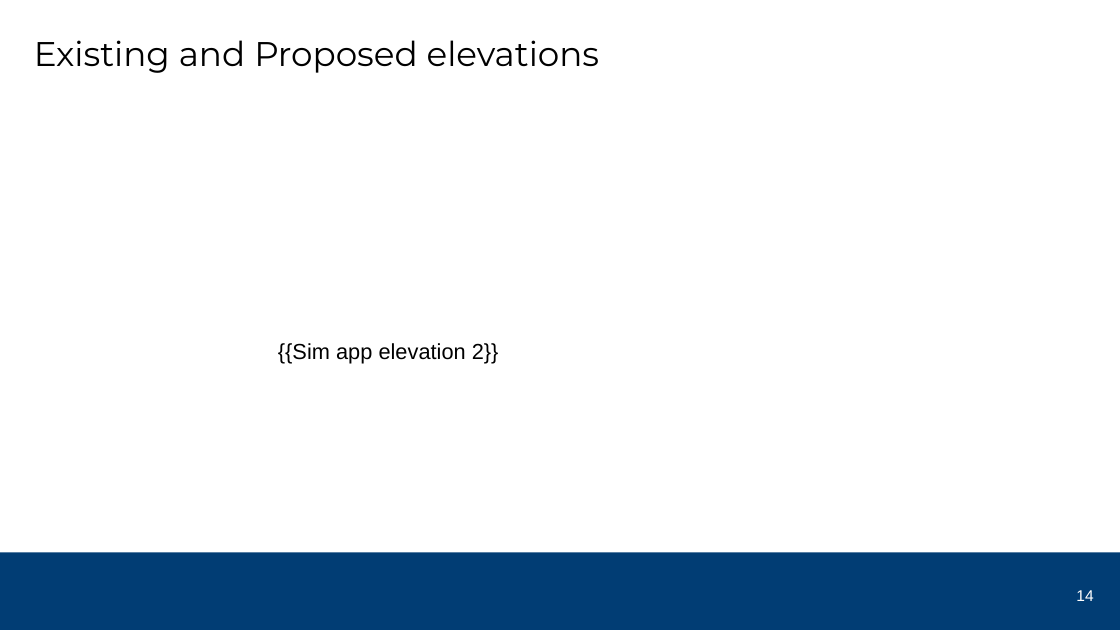
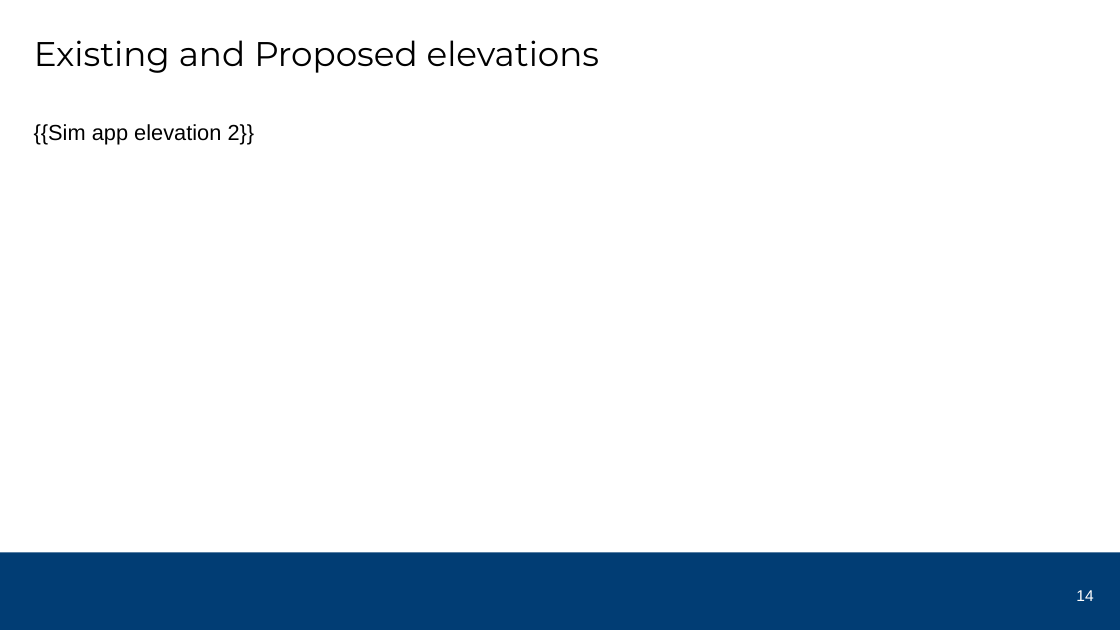
Before and after one commit to DineshBalaS/docGenApp, a slide deck: slide 14 of templates_src/newPpt.pptx. Drawn at 1120x630 pixels with LibreOffice and Linux fonts; fonts in the diff are those of the drawing; background and template pictures are left out. Boxes give left, top, right and bottom in pixels: in the first picture for what was removed or moved away, otherwise in the second. Text is boxed around its words. In the diff, an @@ line names an element or a change of style, - is before the commit and + after.

```diff
--- a/templates_src/newPpt.pptx
+++ b/templates_src/newPpt.pptx
@@ text "{{Sim app elevation 2}}": place and size @@
-text "{{Sim app elevation 2}}" at <box>278,343,499,364</box>
+text "{{Sim app elevation 2}}" at <box>34,124,255,145</box>
```
Also in this commit, not shown: 8 other slides changed, 44 other files.
